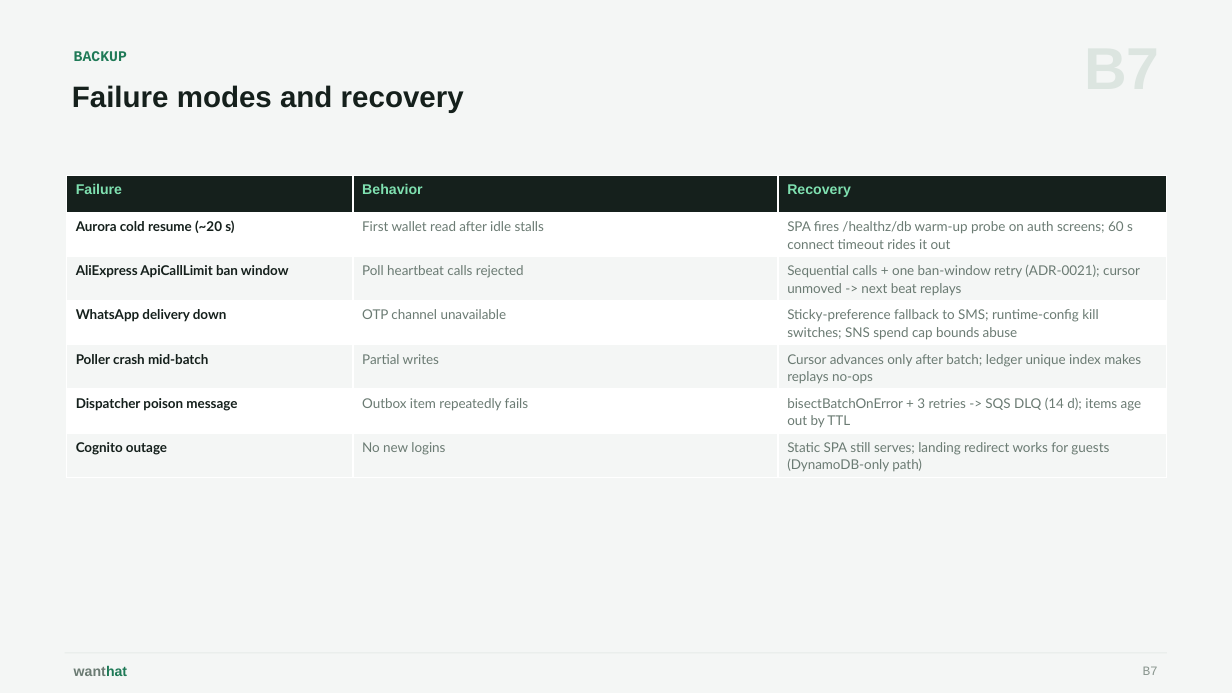
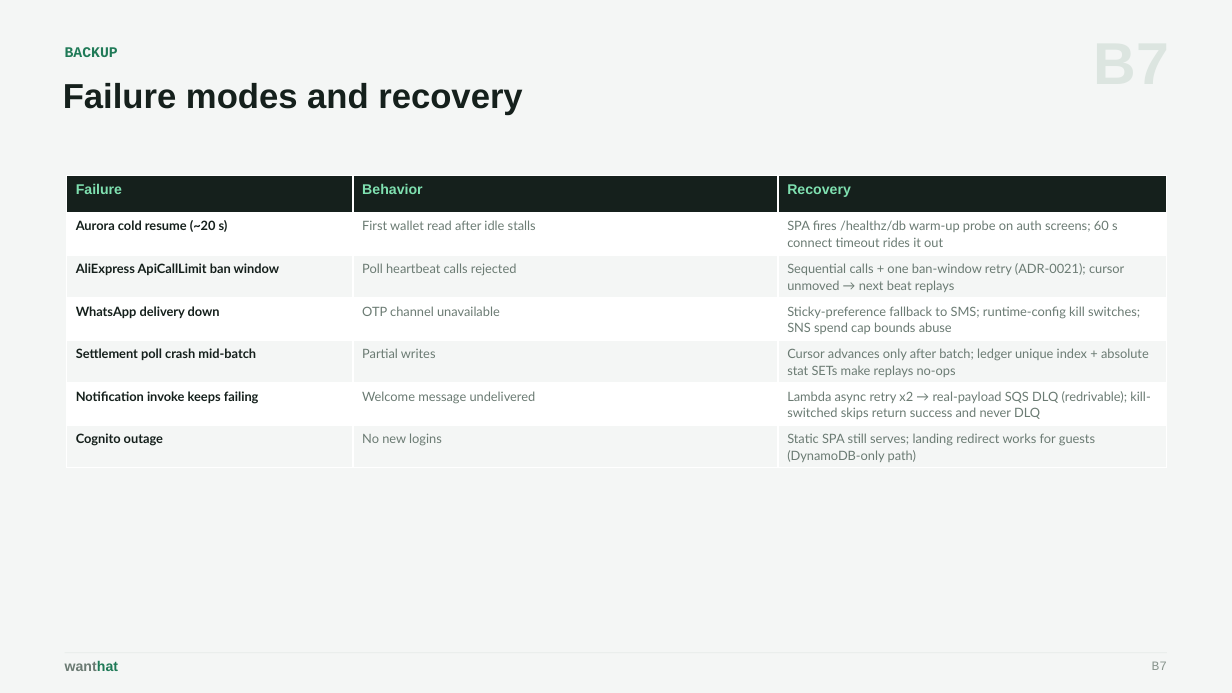
Before and after one commit to wanthat-app/monorepo, a slide deck: slide 21 of slides/wanthat-presentation.pptx. Drawn at 1232x693 pixels with LibreOffice and Linux fonts; fonts in the diff are those of the drawing. Boxes give left, top, right and bottom in pixels: in the first picture for what was removed or moved away, otherwise in the second. Text is boxed around its words. In the diff, an @@ line names an element or a change of style, - is before the commit and + after.

```diff
--- a/slides/wanthat-presentation.pptx
+++ b/slides/wanthat-presentation.pptx
@@ text "Failure modes and recovery" at (x1=63, y1=83, x2=522, y2=115): size 23 to 27 pt @@
@@ table at (x1=67, y1=176, x2=1166, y2=466) @@
-row 3, column 3: Sequential calls + one ban-window retry (ADR-0021); cursor unmoved -> next beat replays
+row 3, column 3: Sequential calls + one ban-window retry (ADR-0021); cursor unmoved → next beat replays
-row 5, column 1: Poller crash mid-batch
+row 5, column 1: Settlement poll crash mid-batch
-row 5, column 3: Cursor advances only after batch; ledger unique index makes replays no-ops
+row 5, column 3: Cursor advances only after batch; ledger unique index + absolute stat SETs make replays no-ops
-row 6: Dispatcher poison message | Outbox item repeatedly fails | bisectBatchOnError + 3 retries -> SQS DLQ (14 d); items age out by TTL
+row 6: Notification invoke keeps failing | Welcome message undelivered | Lambda async retry x2 → real-payload SQS DLQ (redrivable); kill-switched skips return success and never DLQ
@@ size 10.5 to 10 pt in "Aurora cold resume (~20 s)", "First wallet read after idle stalls", "SPA fires /healthz/db warm-up probe on auth ...", "AliExpress ApiCallLimit ban window" and 8 more places @@
@@ 3 texts moved together from (x1=74, y1=51, x2=1158, y2=676) to (x1=65, y1=47, x2=1167, y2=671) @@
```
Also in this commit, not shown: 19 other slides changed, 22 other files.
